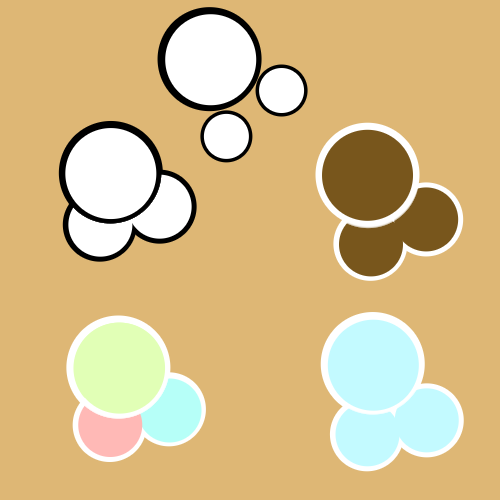
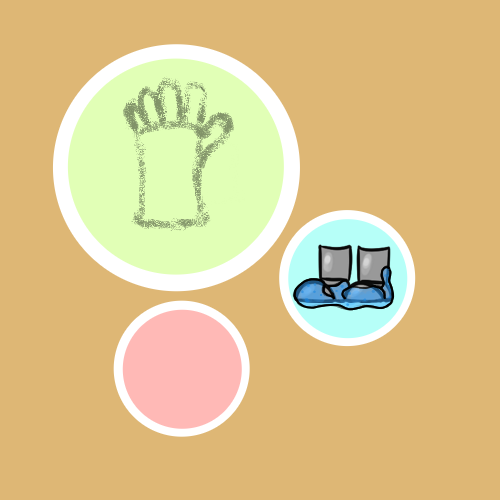
Before/after of a 500×500 layered artwork. What changed in the layer stack:
added group "Booooooooots" with 5 layers above "Layer 7" over [128, 192, 448, 320]
added layer "lines" in group "Booooooooots" over [256, 256, 432, 320]
added layer "dots" in group "Booooooooots" over [256, 256, 432, 320]
added layer "shine" (39%) in group "Booooooooots" over [256, 256, 432, 320]
added layer "goo" (47%) in group "Booooooooots" over [256, 256, 432, 320]
added layer "protag_lay-2_ani-static.png" in group "Booooooooots" over [128, 192, 448, 320]
added layer "Layer 7" above "Gloves" over [192, 64, 256, 128]
added layer "Gloves" (43%) above "Circles" over [64, 64, 464, 256]
added layer "Circles" above "Layout ideas" over [52, 7, 448, 448]
added group "Layout ideas" with 3 layers over [52, 7, 464, 472]
hid "Layer 3", moved it into group "Layout ideas", painted on it over [52, 64, 464, 472]
hid "Layer 2", moved it into group "Layout ideas", painted on it over [52, 7, 464, 472]
moved "Layer 1" into group "Layout ideas" over [52, 7, 464, 472]
